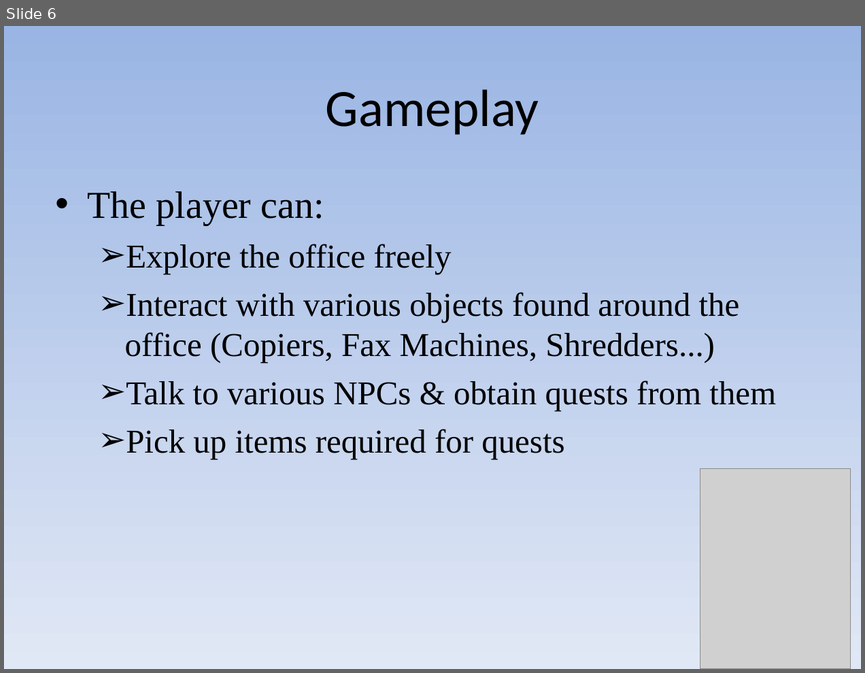
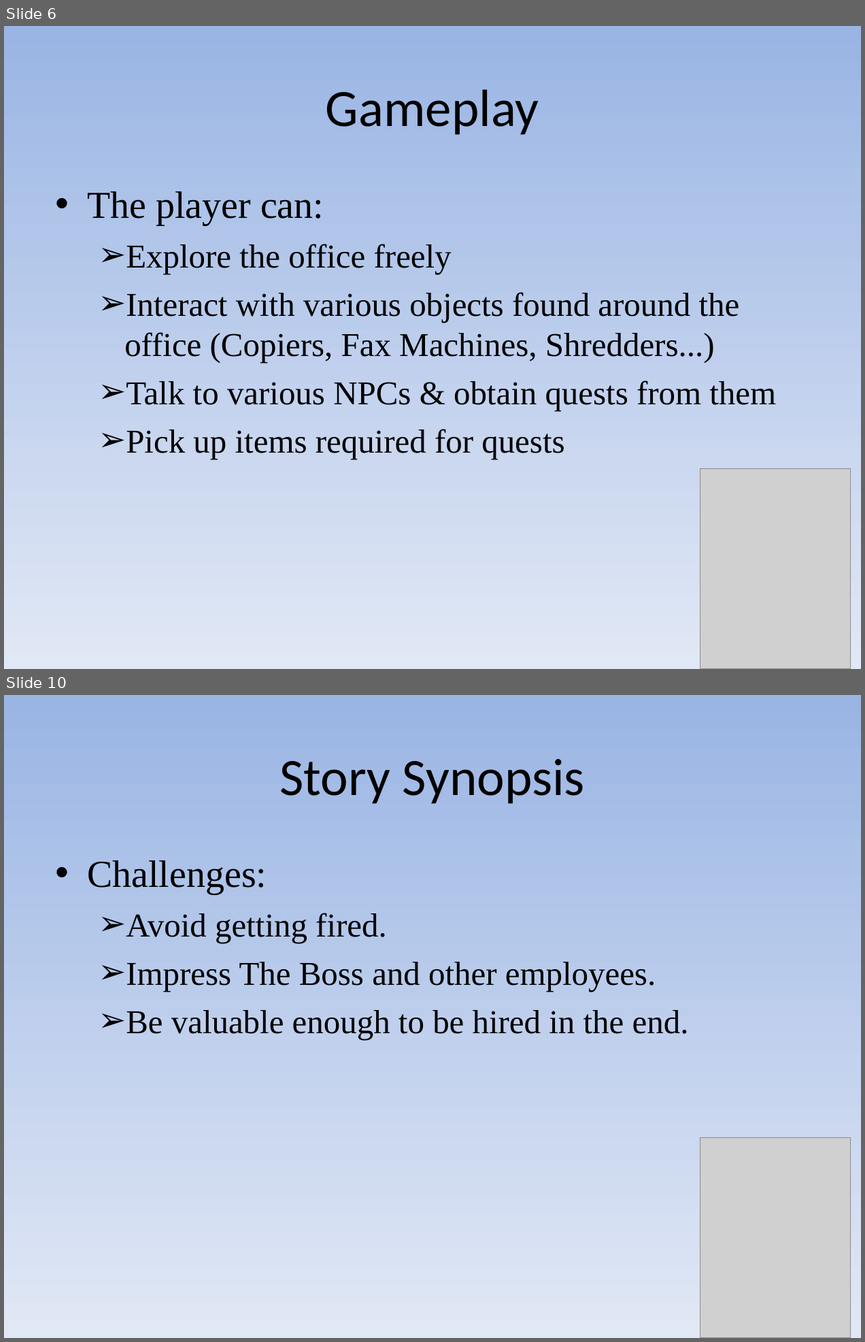
Before and after one commit to w016869e/intern-quest, a slide deck: docs/proposal_show.pps. Shown one above the other, each under a label of ours: slide 6 before the commit, slides 6 and 10 after it; the slides between them are not shown. The pictures are 865x673 and 865x1342 pixels, drawn with LibreOffice and Linux fonts; fonts in the diff are those of the drawing; grey boxes stand for pictures. Boxes give left, top, right and bottom in pixels: in the first picture for what was removed or moved away, otherwise in the second. Text is boxed around its words. In the diff, an @@ line names an element or a change of style, - is before the commit and + after.

```diff
--- a/docs/proposal_show.pps
+++ b/docs/proposal_show.pps
@@ slide 10 added at [4,695,861,1338], background gradient #9AB5E4 to #E1E8F5 @@
@@ text added at [279,759,585,804], 44 pt, text #000000 @@
+Story Synopsis
@@ text added at [87,860,689,1040], 28 pt, text #000000 @@
+• Challenges:
+  ➢ Avoid getting fired.
+  ➢ Impress The Boss and other employees.
+  ➢ Be valuable enough to be hired in the end.
@@ picture added at [700,1137,851,1338] @@
```
Also in this commit, not shown: 4 other slides changed, 8 other slides added.
